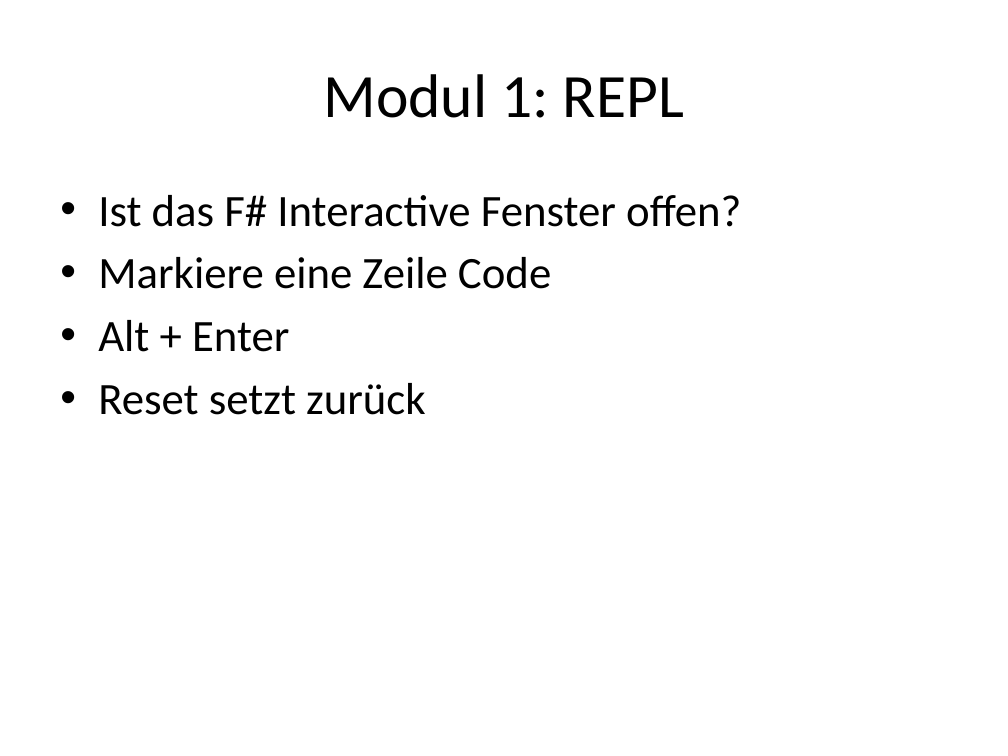
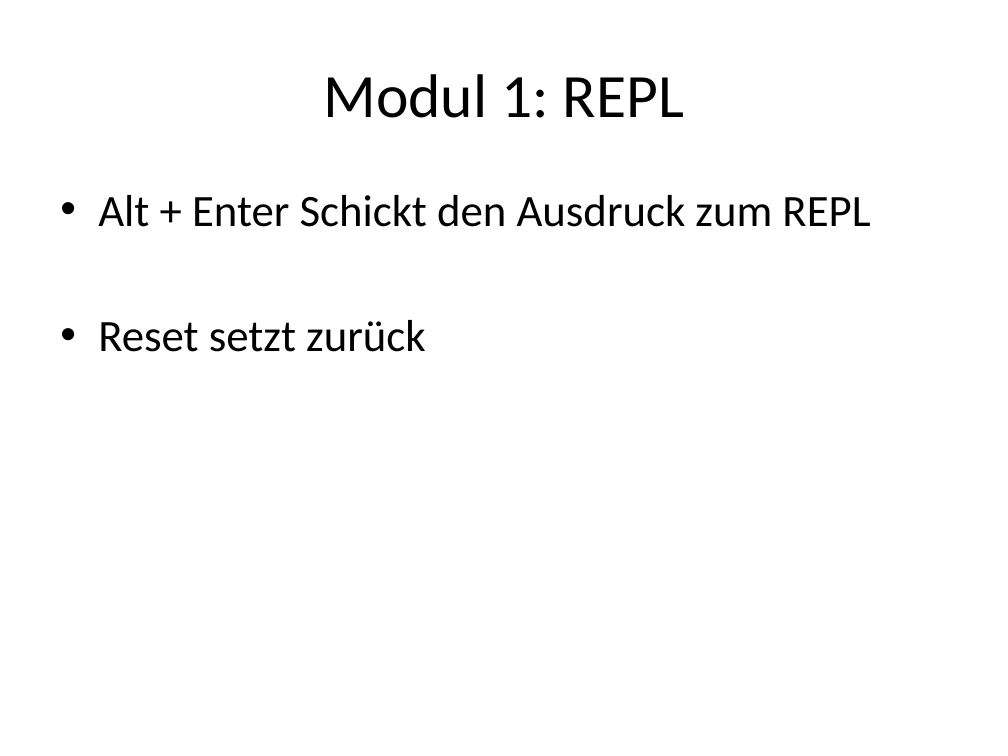
Before and after one commit to nasserbrake/Spartakiade2017, a slide deck: slide 24 of FSharp.pptx. Drawn at 1008x756 pixels with LibreOffice and Linux fonts; fonts in the diff are those of the drawing. Boxes give left, top, right and bottom in pixels: in the first picture for what was removed or moved away, otherwise in the second. Text is boxed around its words. In the diff, an @@ line names an element or a change of style, - is before the commit and + after.

Commit message:
REPL zu erst erklärt.

```diff
--- a/FSharp.pptx
+++ b/FSharp.pptx
@@ text at (98,195,870,227): text changed @@
-• Ist das F# Interactive Fenster offen?
-• Markiere eine Zeile Code
-• Alt + Enter
+• Alt + Enter Schickt den Ausdruck zum REPL
```
Also in this commit, not shown: 2 other slides changed, 9 other files.
